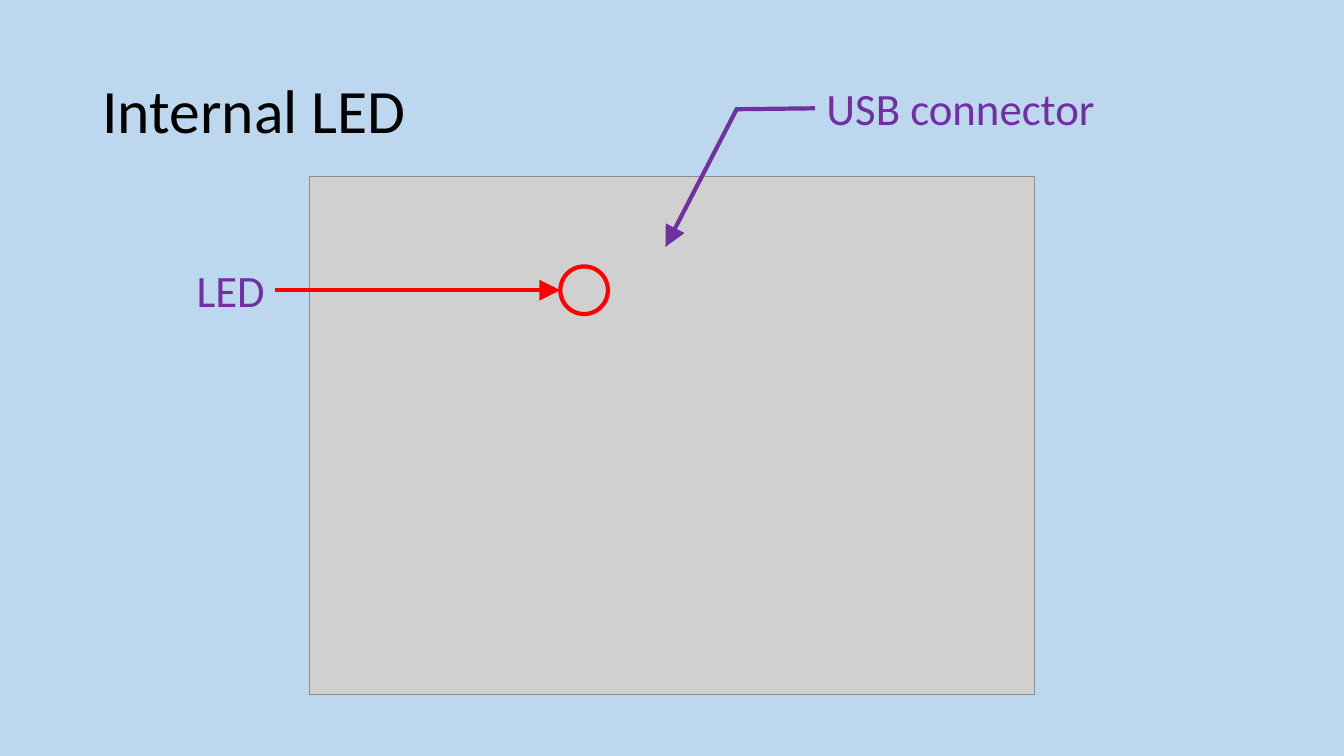
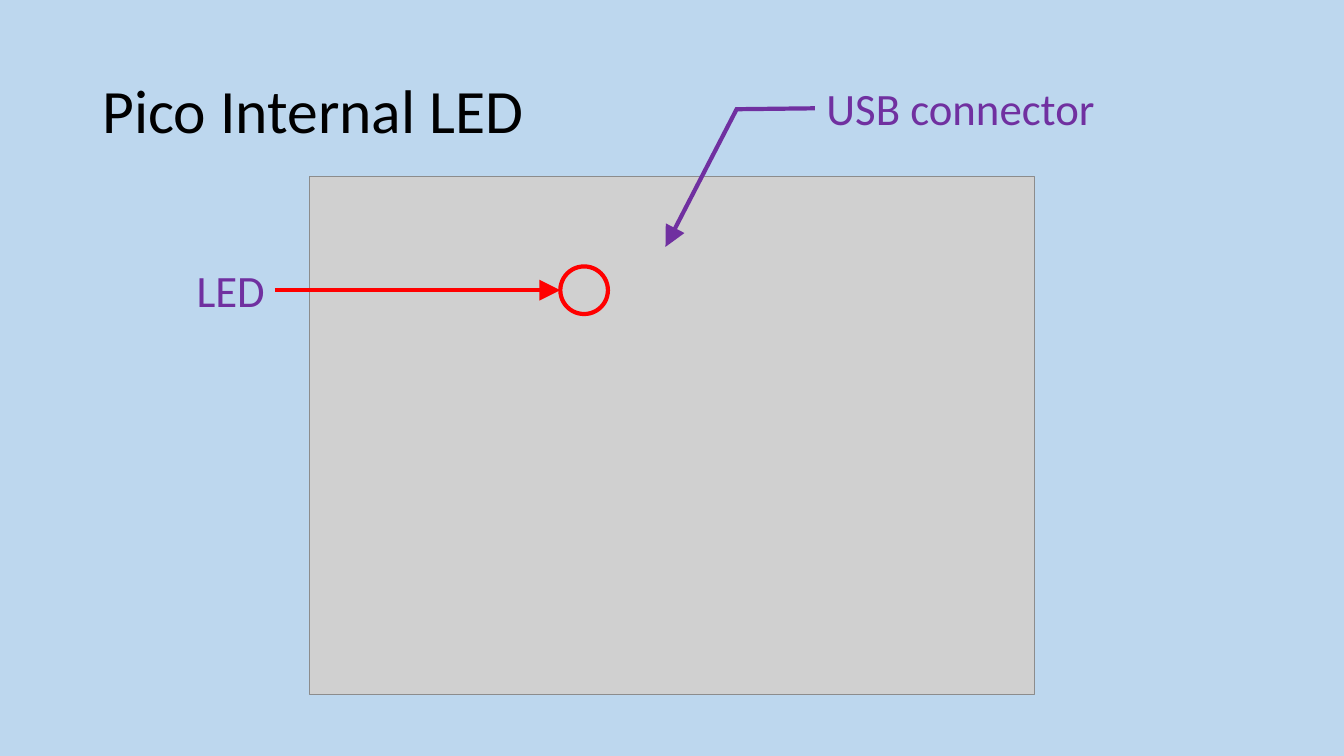
Before and after one commit to MrFriendCS/MrFriendCS.github.io, a slide deck: slide 5 of physical/Physical Slides.pptx. Drawn at 1344x756 pixels with LibreOffice and Linux fonts; fonts in the diff are those of the drawing; grey boxes stand for pictures. Boxes give left, top, right and bottom in pixels: in the first picture for what was removed or moved away, otherwise in the second. Text is boxed around its words. In the diff, an @@ line names an element or a change of style, - is before the commit and + after.

```diff
--- a/physical/Physical Slides.pptx
+++ b/physical/Physical Slides.pptx
@@ title at box(102, 90, 524, 134): text changed @@
-Internal LED
+Pico Internal LED
```
Also in this commit, not shown: 1 other slide changed, 3 slides added, 7 other files.
